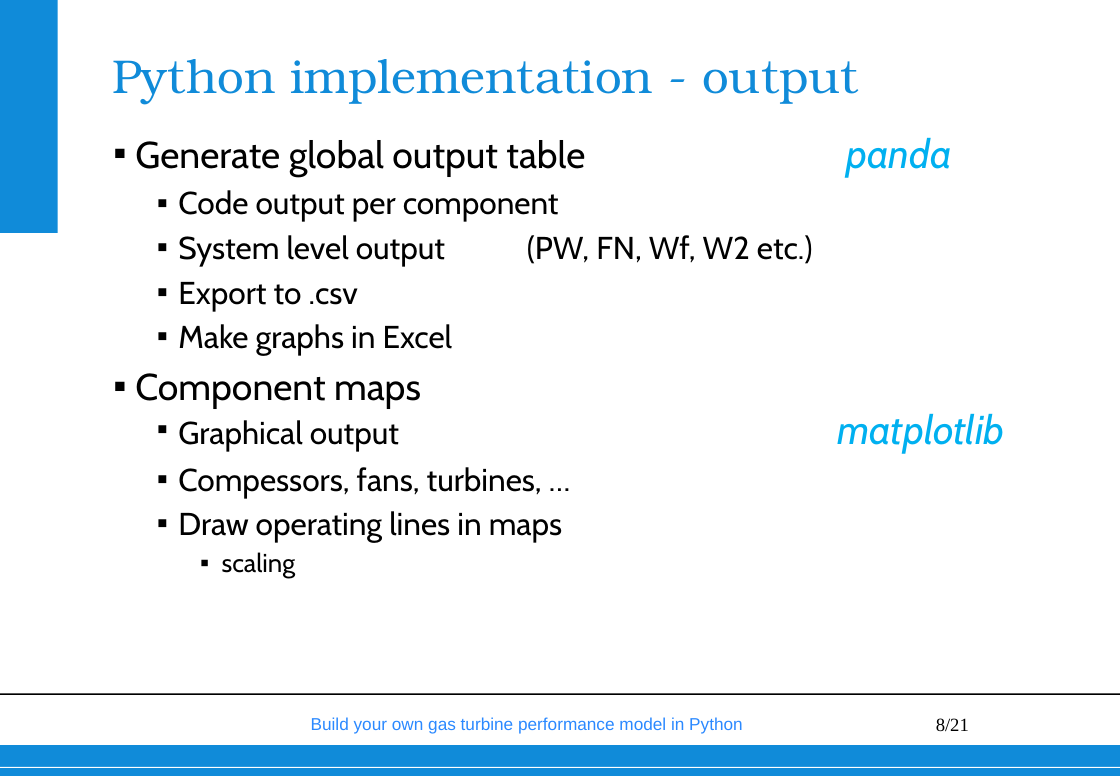
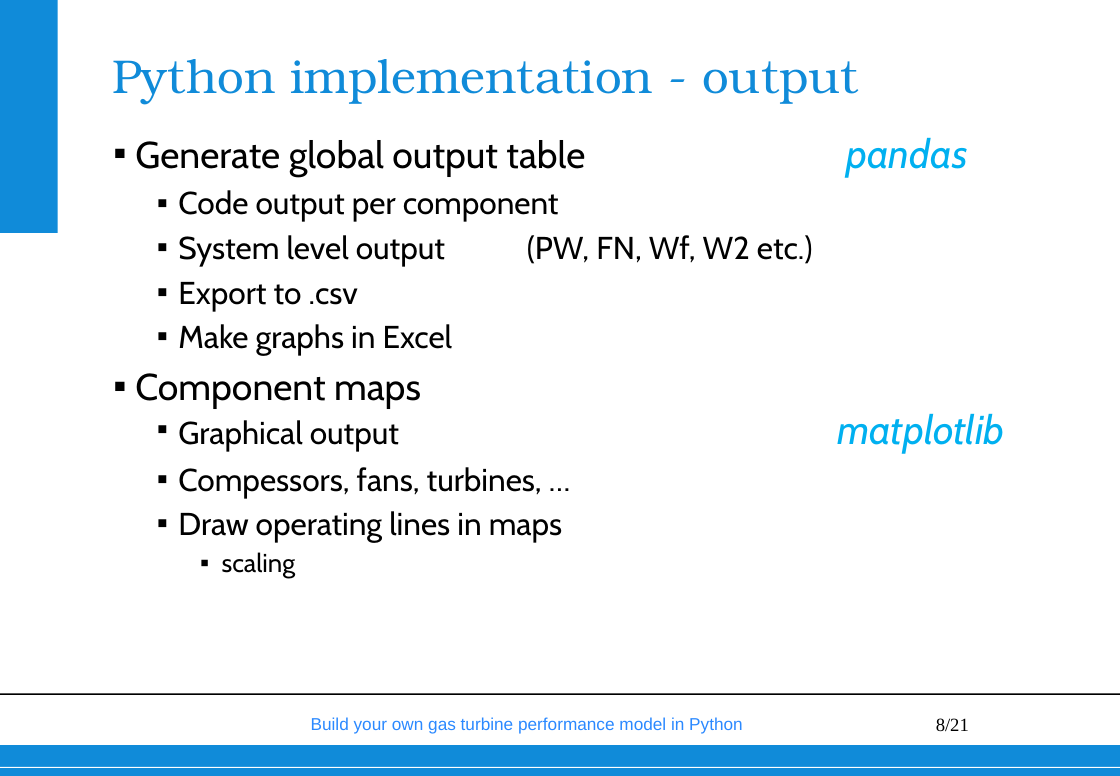
Before and after one commit to wvisser1958/GSPy, a slide deck: slide 8 of doc/Build your own gas turbine performance model from scratch.pptx. Drawn at 1120x776 pixels with LibreOffice and Linux fonts; fonts in the diff are those of the drawing; background and template pictures are left out. Boxes give left, top, right and bottom in pixels: in the first picture for what was removed or moved away, otherwise in the second. Text is boxed around its words. In the diff, an @@ line names an element or a change of style, - is before the commit and + after.

```diff
--- a/doc/Build your own gas turbine performance model from scratch.pptx
+++ b/doc/Build your own gas turbine performance model from scratch.pptx
@@ text at bbox=[135, 137, 968, 178]: text changed @@
-▪ Generate global output table panda
+▪ Generate global output table pandas
```
Also in this commit, not shown: 7 other slides changed.
